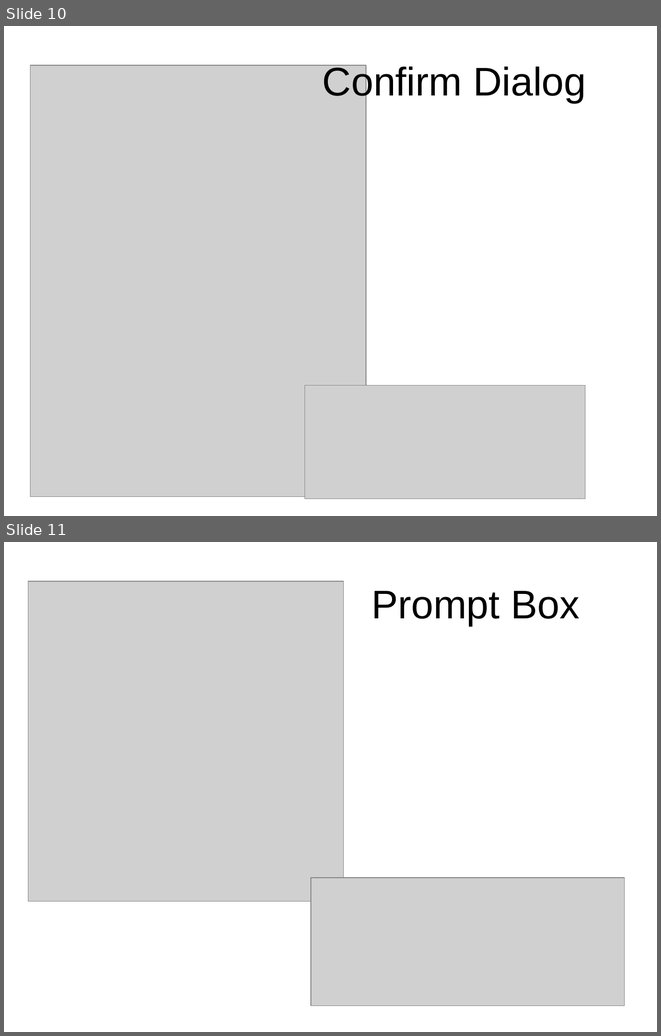
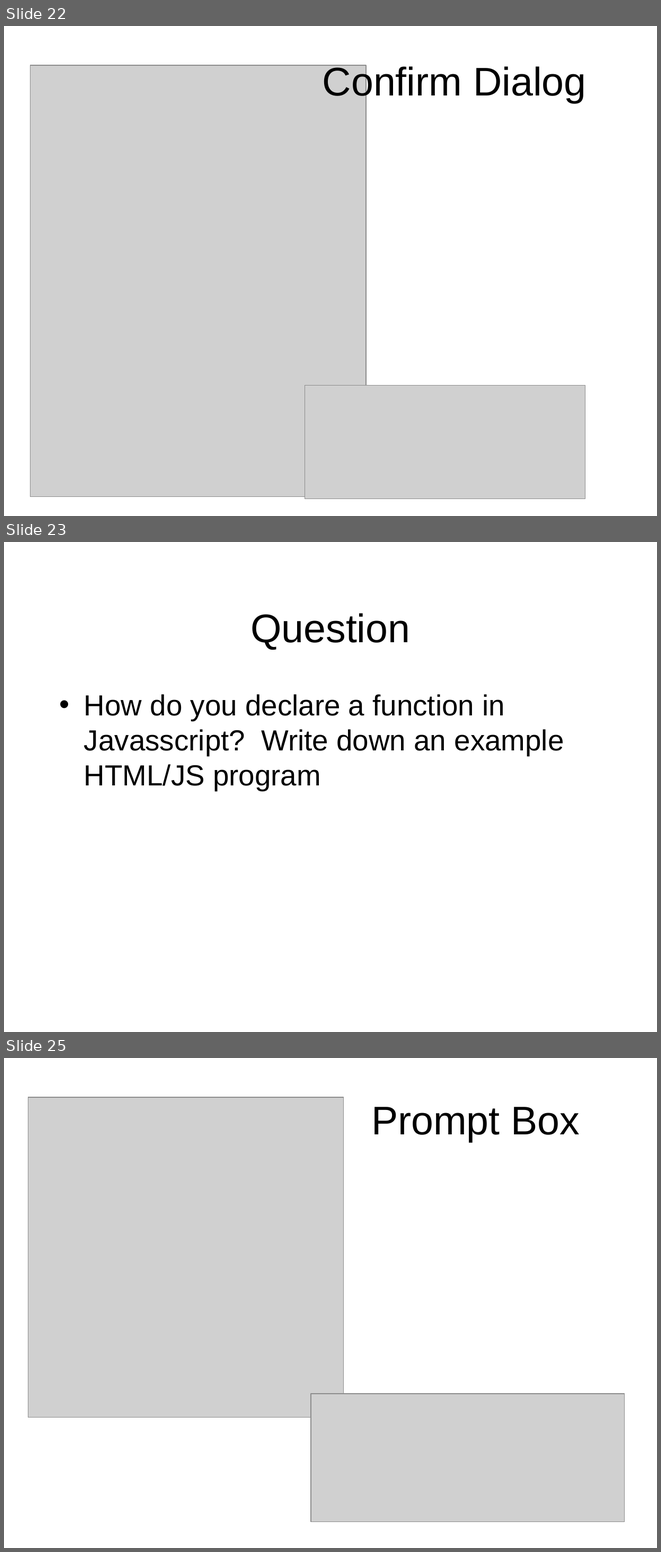
Before and after one commit to octaviordz/zjnu2017.github.io, a slide deck: WAD/lectures/090--Introduction.to.Javascript.pptx. Shown one above the other, each under a label of ours: slides 10 and 11 before the commit, slides 22, 23 and 25 after it; the slides between them are not shown. The pictures are 661x1036 and 661x1552 pixels, drawn with LibreOffice and Linux fonts; fonts in the diff are those of the drawing; grey boxes stand for pictures. Boxes give left, top, right and bottom in pixels: in the first picture for what was removed or moved away, otherwise in the second. Text is boxed around its words. In the diff, an @@ line names an element or a change of style, - is before the commit and + after.

```diff
--- a/WAD/lectures/090--Introduction.to.Javascript.pptx
+++ b/WAD/lectures/090--Introduction.to.Javascript.pptx
@@ slide 23 added at bbox=[4, 542, 657, 1032], background #FFFFFF @@
@@ title added at bbox=[250, 613, 410, 650], 44 pt, text #000000 @@
+Question
@@ text added at bbox=[84, 694, 564, 791], 32 pt, text #000000 @@
+• How do you declare a function in Javasscript? Write down an example HTML/JS program
@@ what was slide 10 is now slide 22 @@
@@ what was slide 11 is now slide 25 @@
```
Also in this commit, not shown: 2 slides changed, 22 other slides added.
